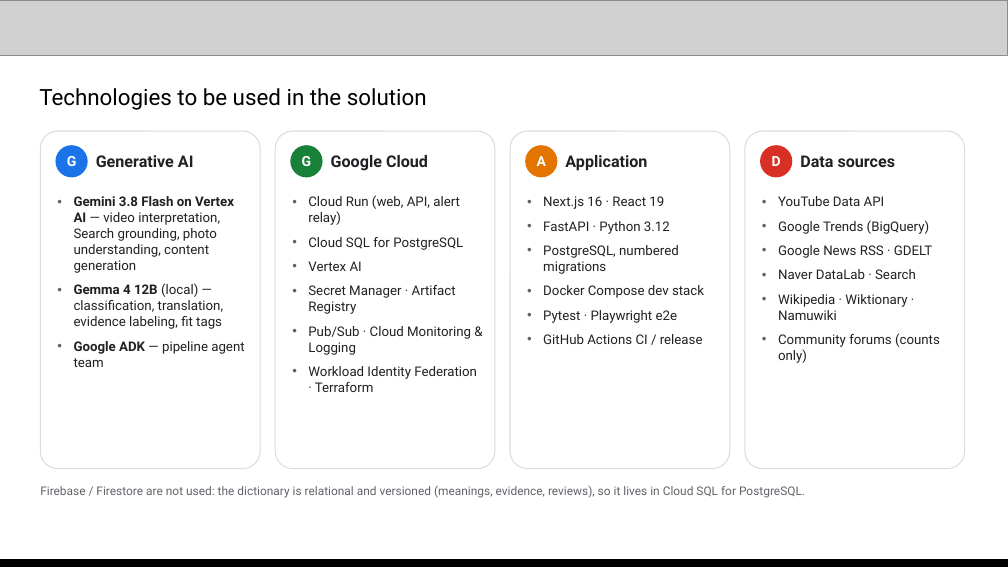
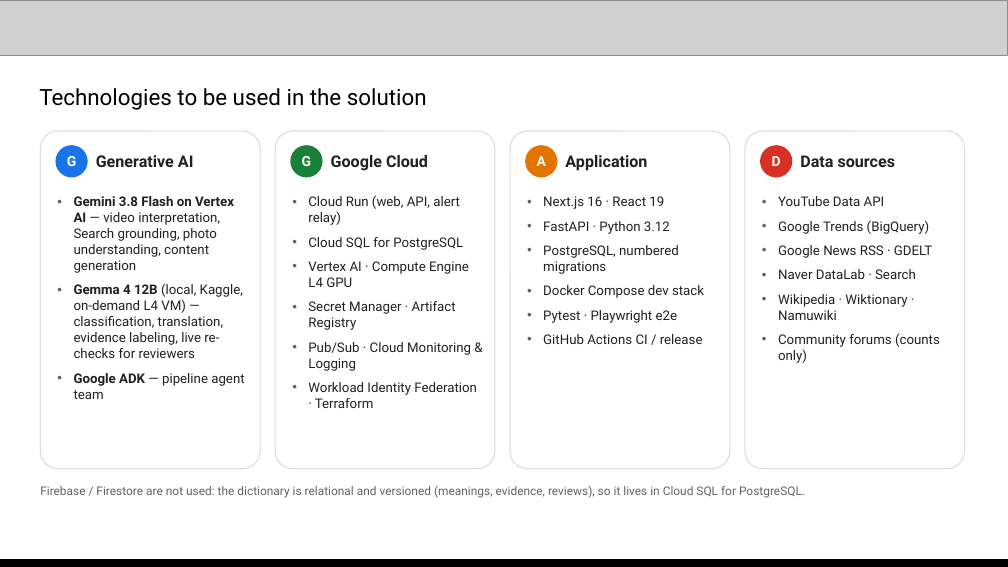
Before and after one commit to Sihyeon-Ji/trend-interpreter, a slide deck: slide 8 of docs/대회/제출/AI-Builder-Cup-제출-초안.pptx. Drawn at 1008x567 pixels with LibreOffice and Linux fonts; fonts in the diff are those of the drawing; grey boxes stand for pictures. Boxes give left, top, right and bottom in pixels: in the first picture for what was removed or moved away, otherwise in the second. Text is boxed around its words. In the diff, an @@ line names an element or a change of style, - is before the commit and + after.

Commit message:
docs: 발표 자료·README·EVALUATION을 9차 측정과 Gemma 실시간 분류에 맞춤
- 발표 자료 초안: 성능(같은 12사례 4차 → 9차, 응답 시간), 비용·기술(Gemma는 배치와 필요할 때만 켜는 L4 VM), 제출 전 할 일 갱신
- README(영어·한국어): 감사관 QLoRA는 중단, 검수자용 Gemma 실시간 분류·수동 실행 설명
- EVALUATION.md: 추천·카피 평가를 12사례 9차 측정과 한계로, 감사관 실험 중단 기록
- 발표 자료 계획에 남은 일(리더 이름, 제품 흐름, 화면 사진, 구조 그림, 링크), 제출 체크리스트 갱신

```diff
--- a/docs/대회/제출/AI-Builder-Cup-제출-초안.pptx
+++ b/docs/대회/제출/AI-Builder-Cup-제출-초안.pptx
@@ text at (308, 261, 469, 287): text changed @@
-• Vertex AI
+• Vertex AI · Compute Engine L4 GPU
@@ text at (74, 283, 243, 358): text changed @@
-• Gemma 4 12B (local) — classification, translation, evidence labeling, fit tags
+• Gemma 4 12B (local, Kaggle, on-demand L4 VM) — classification, translation, evidence labeling, live re-checks for reviewers
```
Also in this commit, not shown: 4 other slides changed, 5 other files.
